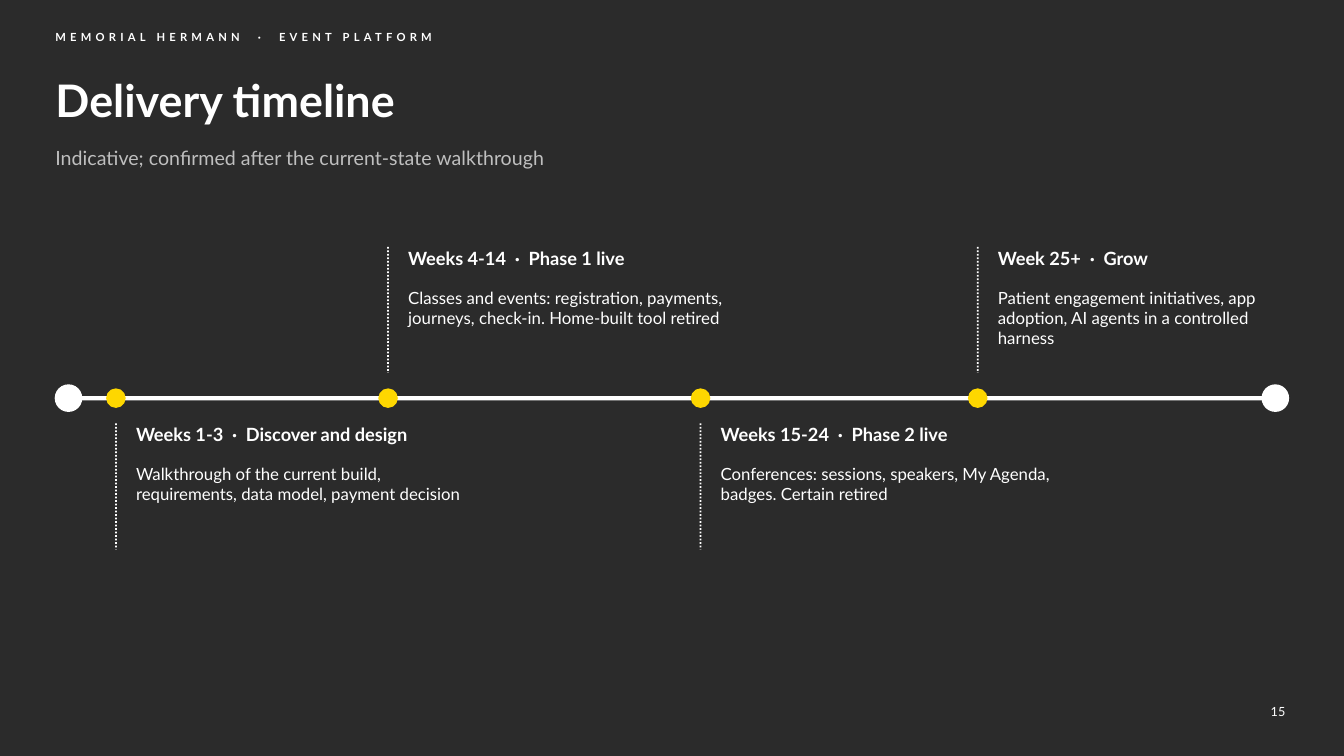
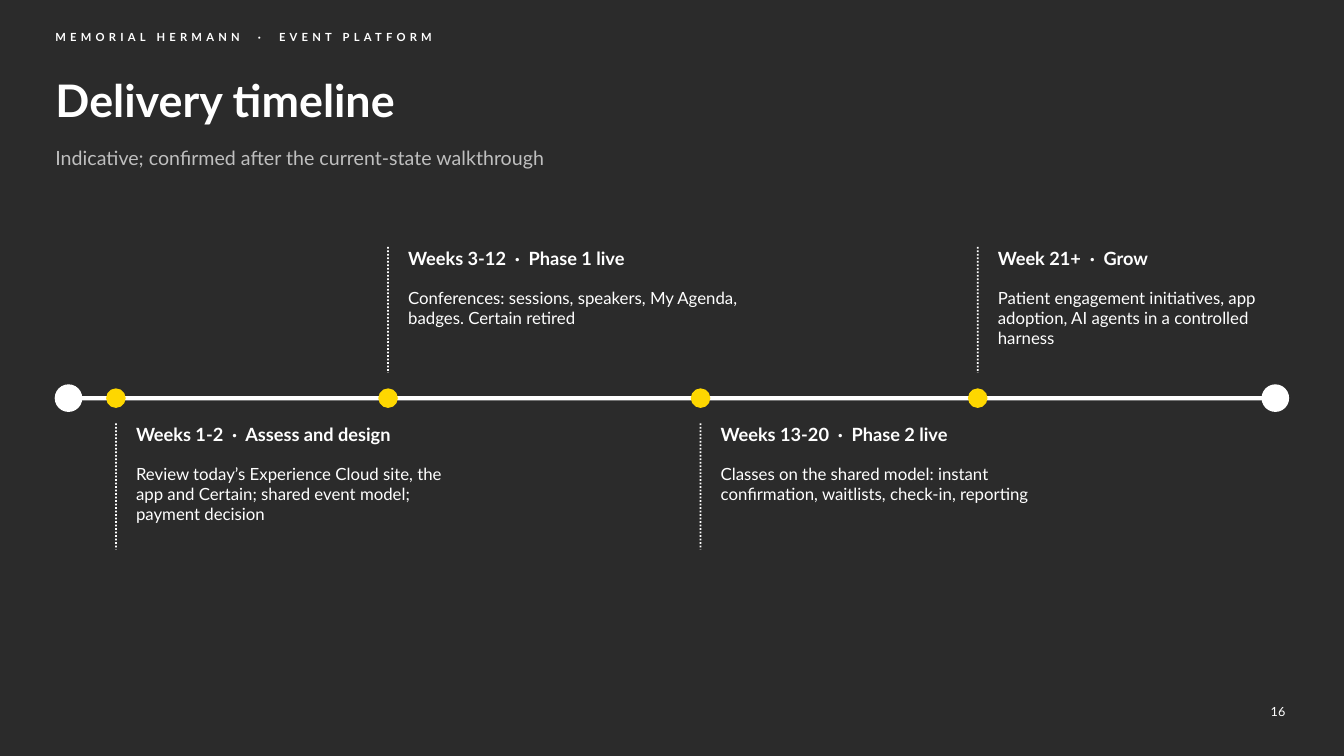
Before and after one commit to chintasurya/preSales_Memorial-hermann, a slide deck: slide 16 of deck/Memorial-Hermann-Event-Platform.pptx (slide 15 before the commit). Drawn at 1344x756 pixels with LibreOffice and Linux fonts; fonts in the diff are those of the drawing; background and template pictures are left out; a plain dark background stands for a picture behind light text. Boxes give left, top, right and bottom in pixels: in the first picture for what was removed or moved away, otherwise in the second. Text is boxed around its words. In the diff, an @@ line names an element or a change of style, - is before the commit and + after.

```diff
--- a/deck/Memorial-Hermann-Event-Platform.pptx
+++ b/deck/Memorial-Hermann-Event-Platform.pptx
@@ text at (408, 251, 624, 265): text changed @@
-Weeks 4-14 · Phase 1 live
+Weeks 3-12 · Phase 1 live
@@ text at (998, 251, 1148, 265): text changed @@
-Week 25+ · Grow
+Week 21+ · Grow
@@ text at (408, 291, 737, 327): text changed @@
-Classes and events: registration, payments, journeys, check-in. Home-built tool retired
+Conferences: sessions, speakers, My Agenda, badges. Certain retired
@@ text at (136, 427, 390, 445): text changed @@
-Weeks 1-3 · Discover and design
+Weeks 1-2 · Assess and design
@@ text at (721, 427, 947, 441): text changed @@
-Weeks 15-24 · Phase 2 live
+Weeks 13-20 · Phase 2 live
@@ text at (136, 467, 441, 523): text changed @@
-Walkthrough of the current build, requirements, data model, payment decision
+Review today’s Experience Cloud site, the app and Certain; shared event model; payment decision
@@ text at (721, 467, 1028, 503): text changed @@
-Conferences: sessions, speakers, My Agenda, badges. Certain retired
+Classes on the shared model: instant confirmation, waitlists, check-in, reporting
@@ page number at (1271, 707, 1286, 716): text changed @@
-15
+16
```
Also in this commit, not shown: 15 other slides changed, 4 slides added, 2 slides removed, 8 other files.
